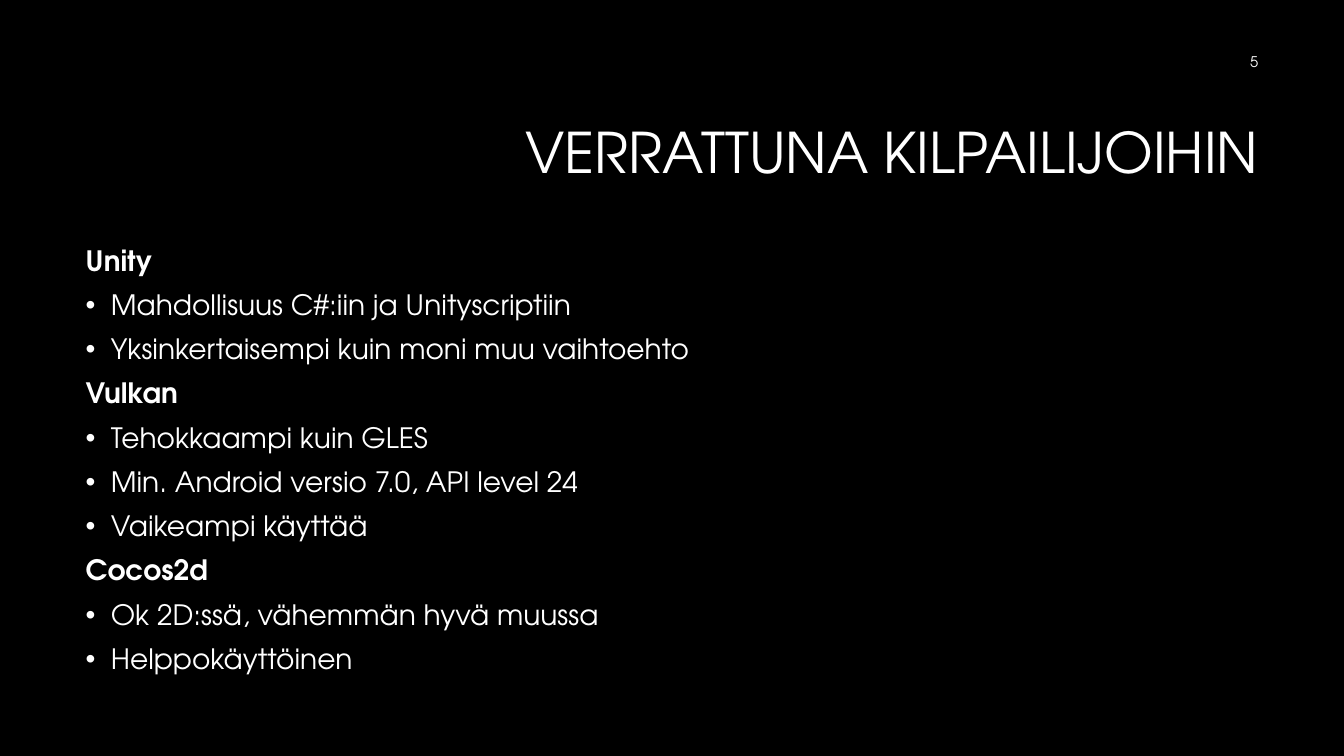
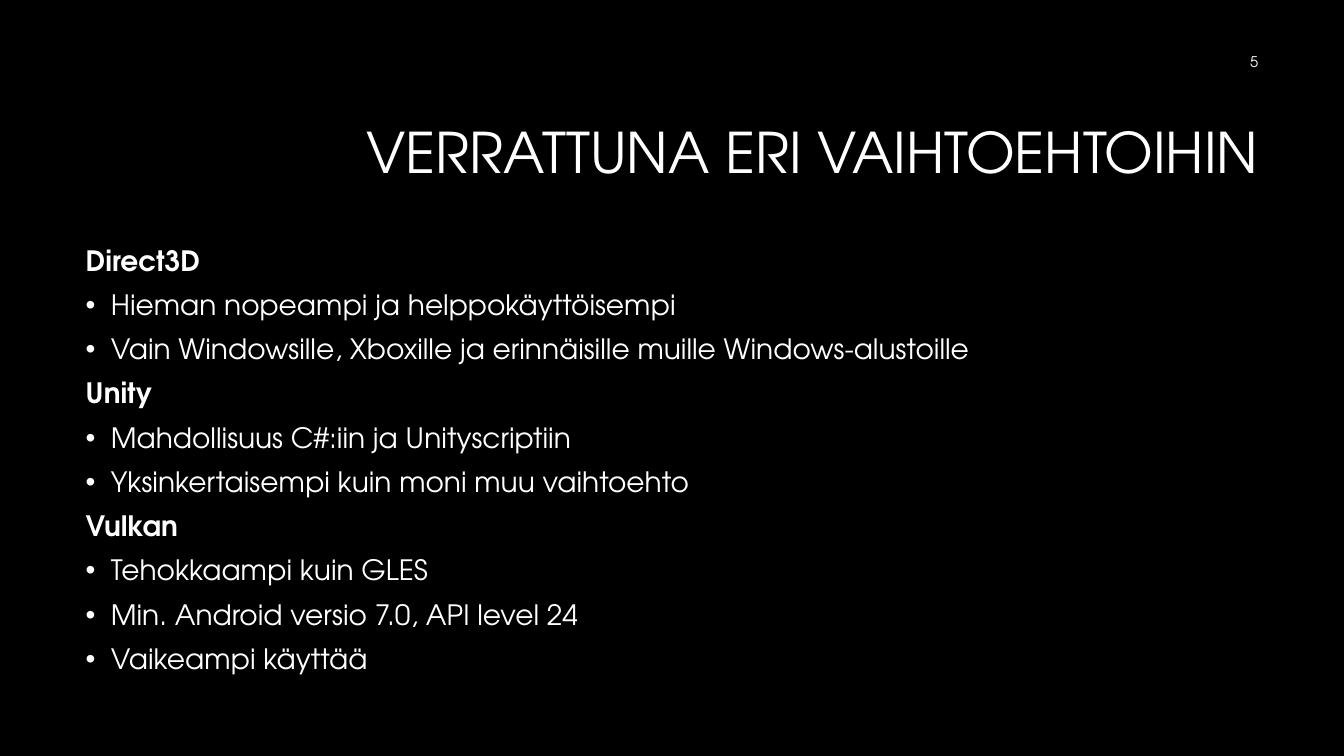
Before and after one commit to Jisti007/Mobile-Project-ideal-broccoli, a slide deck: slide 5 of presentation/OpenGL ES 3.pptx. Drawn at 1344x756 pixels with LibreOffice and Linux fonts; fonts in the diff are those of the drawing; background and template pictures are left out. Boxes give left, top, right and bottom in pixels: in the first picture for what was removed or moved away, otherwise in the second. Text is boxed around its words. In the diff, an @@ line names an element or a change of style, - is before the commit and + after.

Commit message:
presentation update

```diff
--- a/presentation/OpenGL ES 3.pptx
+++ b/presentation/OpenGL ES 3.pptx
@@ title at (367,131,1258,174): text changed @@
-VERRATTUNA KILPAILIJOIHIN
+VERRATTUNA ERI VAIHTOEHTOIHIN
@@ text at (86,249,969,364): paragraphs added @@
+Direct3D
+• Hieman nopeampi ja helppokäyttöisempi
+• Vain Windowsille, Xboxille ja erinnäisille muille Windows-alustoille
@@ text at (86,559,598,675): paragraphs removed @@
-Cocos2d
-• Ok 2D:ssä, vähemmän hyvä muussa
-• Helppokäyttöinen
```
Also in this commit, not shown: 5 other slides changed, 1 slide added.
